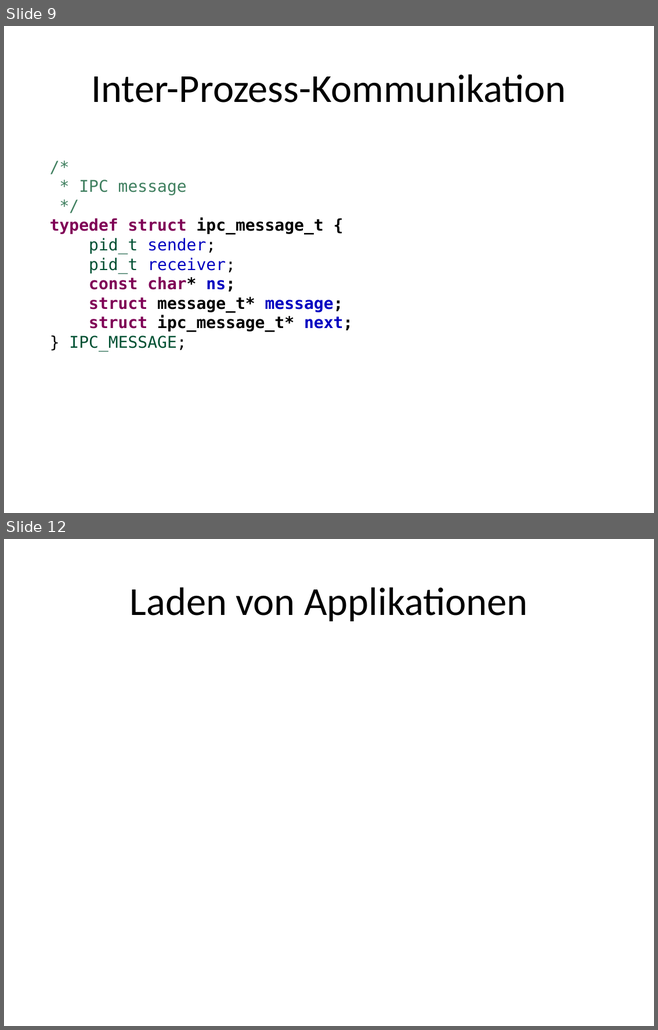
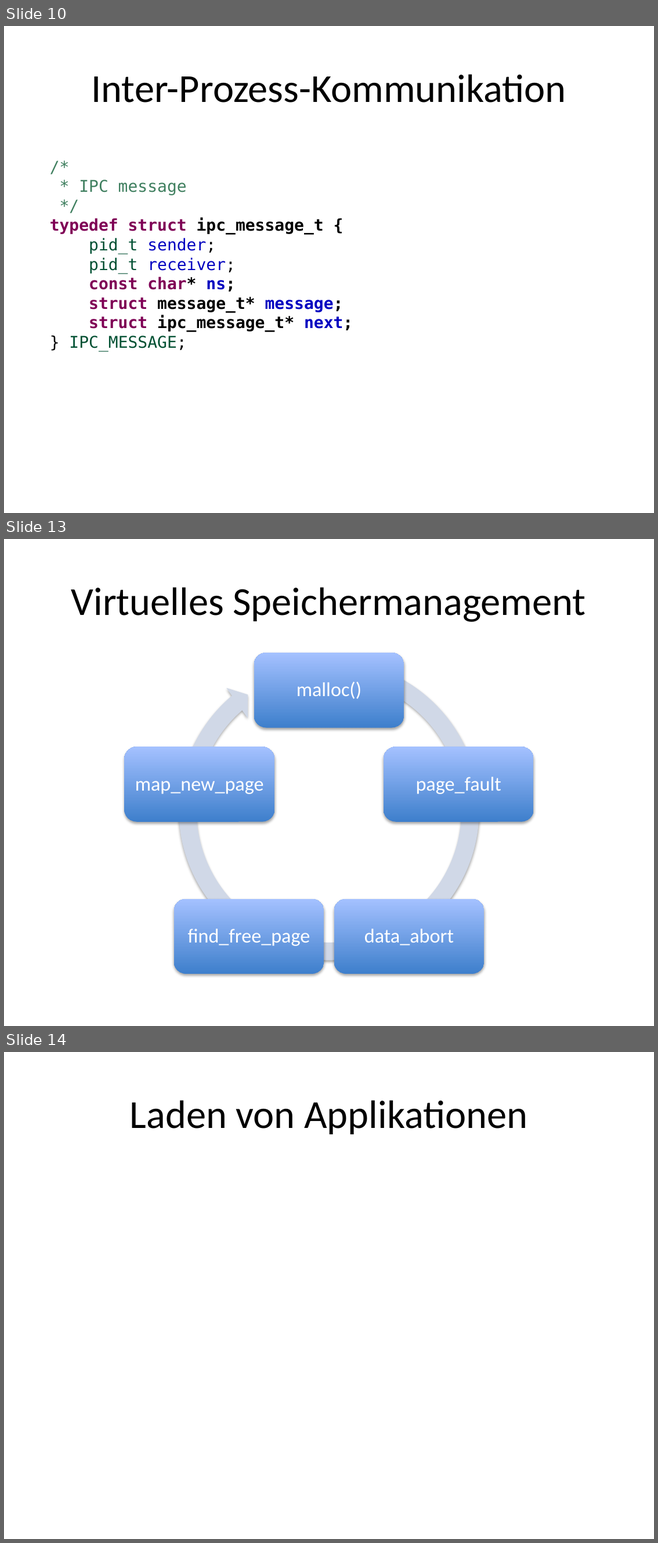
Before and after one commit to ramsondon/ottos, a slide deck: presentation/presentation.pptx. Shown one above the other, each under a label of ours: slides 9 and 12 before the commit, slides 10, 13 and 14 after it; the slides between them are not shown. The pictures are 658x1030 and 658x1543 pixels, drawn with LibreOffice and Linux fonts; fonts in the diff are those of the drawing. Boxes give left, top, right and bottom in pixels: in the first picture for what was removed or moved away, otherwise in the second. Text is boxed around its words. In the diff, an @@ line names an element or a change of style, - is before the commit and + after.

```diff
--- a/presentation/presentation.pptx
+++ b/presentation/presentation.pptx
@@ slide 13 added at [4,539,654,1026], background #FFFFFF @@
@@ title added at [71,587,585,622], 44 pt, text #000000 @@
+Virtuelles Speichermanagement
@@ group added at [124,651,534,974]: 5 rounded rectangles, 5 texts, 1 circular arrow @@
+malloc()
+page_fault
+data_abort
+find_free_page
+map_new_page
@@ what was slide 9 is now slide 10 @@
@@ what was slide 12 is now slide 14 @@
```
Also in this commit, not shown: 4 slides changed, 5 other slides added, 1 slide removed.
